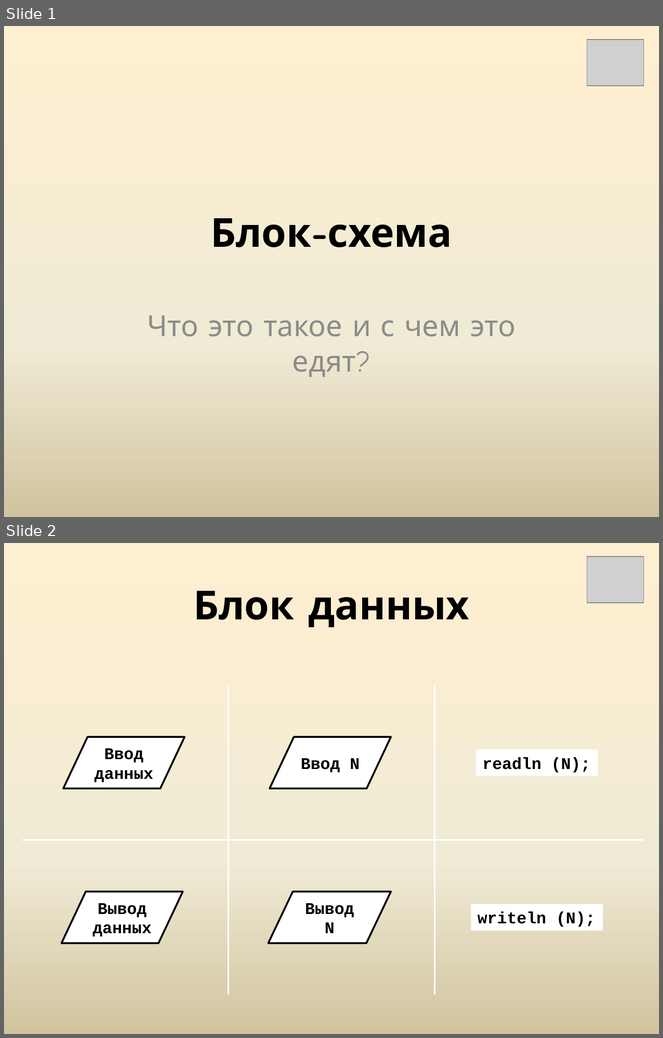
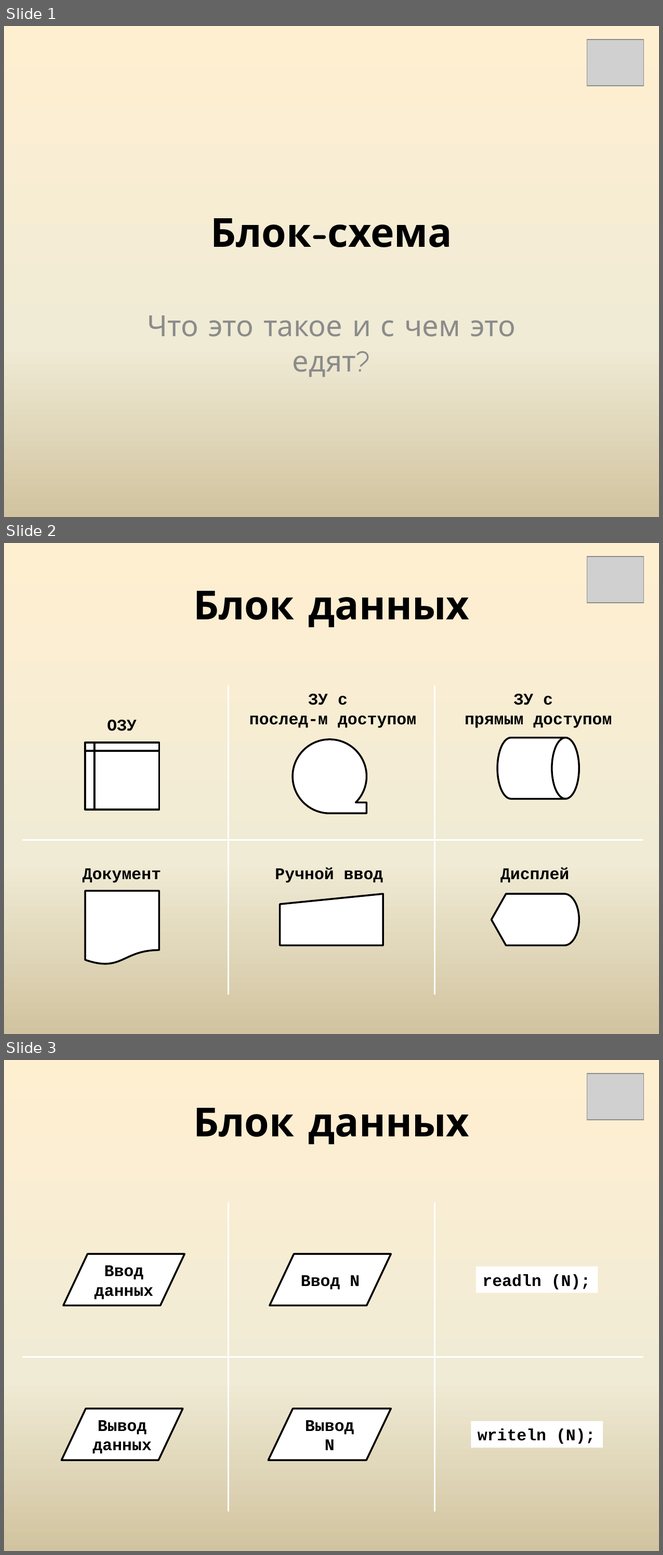
Before and after one commit to WirusMX/blog, a slide deck: t.1.1/t.1.1.pptx. Shown one above the other, each under a label of ours: slides 1 and 2 before the commit, slides 1, 2 and 3 after it. The pictures are 663x1038 and 663x1555 pixels, drawn with LibreOffice and Linux fonts; fonts in the diff are those of the drawing; grey boxes stand for pictures. Boxes give left, top, right and bottom in pixels: in the first picture for what was removed or moved away, otherwise in the second. Text is boxed around its words. In the diff, an @@ line names an element or a change of style, - is before the commit and + after.

```diff
--- a/t.1.1/t.1.1.pptx
+++ b/t.1.1/t.1.1.pptx
@@ slide 2 added at bbox=[4, 543, 659, 1034], background gradient #FFEFD1 to #F0EBD5 to #D1C39F @@
@@ picture added at bbox=[587, 557, 644, 603] @@
@@ title added at bbox=[193, 591, 470, 627], 44 pt, text #000000, bold @@
+Блок данных
@@ line added from (229, 686) to (229, 995), #FFFFFF 2 pt @@
@@ text added at bbox=[249, 694, 416, 728], 18 pt, text #000000, bold @@
+ЗУ с
+послед-м доступом
@@ line added from (435, 686) to (435, 995), #FFFFFF 2 pt @@
@@ text added at bbox=[465, 694, 612, 728], 18 pt, text #000000, bold @@
+ЗУ с
+прямым доступом
@@ text added at bbox=[107, 720, 137, 731], 18 pt, text #000000, bold @@
+ОЗУ
@@ flow chart internal storage added at bbox=[85, 743, 159, 810], fill #FFFFFF, outline #000000 2 pt @@
@@ flow chart magnetic tape added at bbox=[293, 740, 367, 813], fill #FFFFFF, outline #000000 2 pt @@
@@ flow chart magnetic drum added at bbox=[497, 737, 579, 798], fill #FFFFFF, outline #000000 2 pt @@
@@ line added from (22, 840) to (644, 840), #FFFFFF 2 pt @@
@@ text added at bbox=[83, 869, 161, 883], 18 pt, text #000000, bold @@
+Документ
@@ text added at bbox=[275, 868, 384, 883], 18 pt, text #000000, bold @@
+Ручной ввод
@@ text added at bbox=[501, 868, 569, 883], 18 pt, text #000000, bold @@
+Дисплей
@@ flow chart document added at bbox=[85, 891, 159, 965], fill #FFFFFF, outline #000000 2 pt @@
@@ flow chart manual input added at bbox=[280, 894, 383, 946], fill #FFFFFF, outline #000000 2 pt @@
@@ flow chart display added at bbox=[491, 894, 579, 946], fill #FFFFFF, outline #000000 2 pt @@
@@ what was slide 2 is now slide 3 @@
```
Also in this commit, not shown: 4 slides changed, 1 other slide added, 1 other file.
